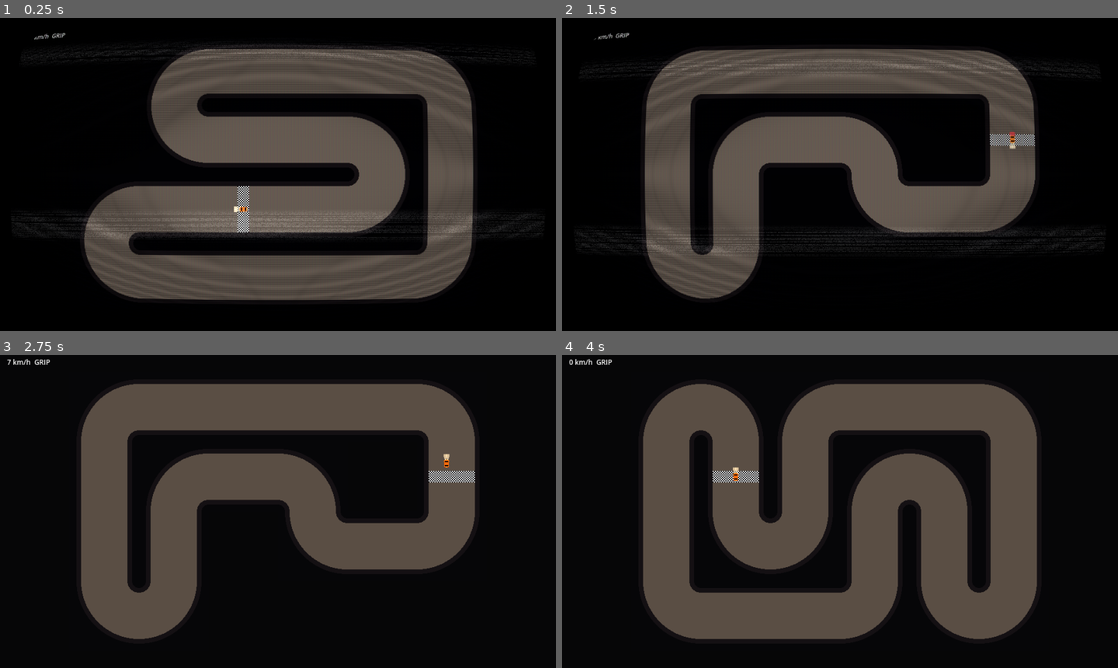
Above: before the commit, frames 1-4 (two rows, left to right).
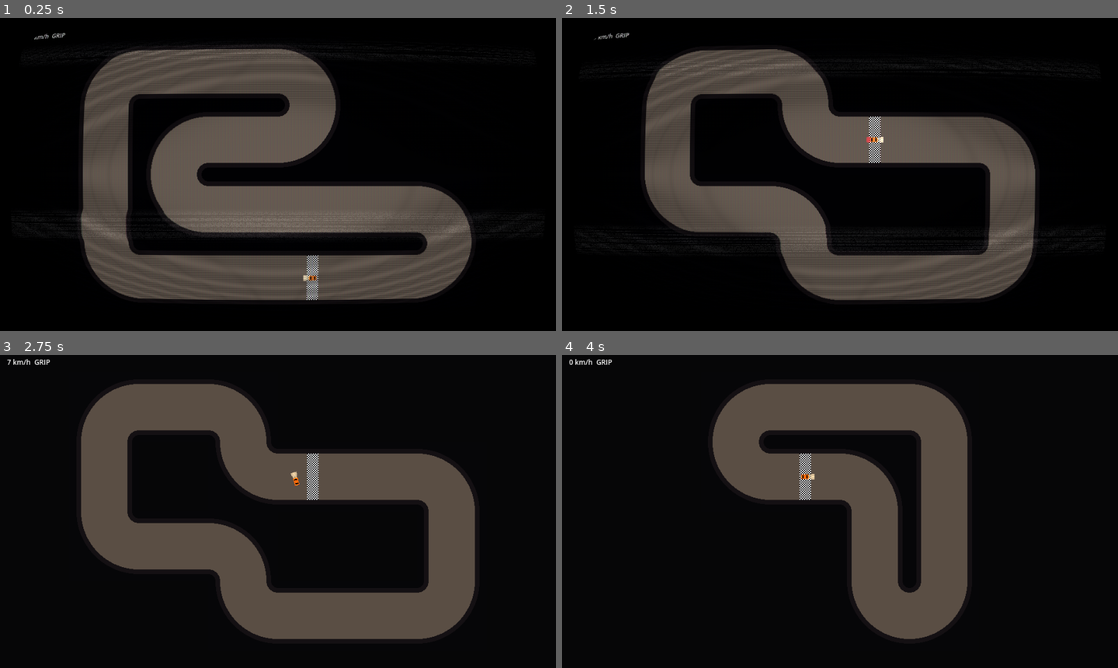
Above: after the commit, the same moments.

Repository: eben-vranken/scrapdrift
Game: Godot game, scene res://scenes/arena.tscn
Two runs of this game, one before a commit and one after it. Both use one fixed random seed, a clock stepped at 60 frames per second and the inputs below.
Inputs:
- Up to frame 1 (0.25 s): no input
- Up to frame 2 (1.5 s): hold D (steer_right) 0.53-1.28 s; hold Space (drift) 0.53-1.28 s; hold S (brake) from 1.28 s (still down); tap G (regenerate) at 1.35 s
- Up to frame 3 (2.75 s): release S (brake) at 2.03 s; hold D (steer_right) from 2.03 s (still down); hold F (toggle_crt) from 2.03 s (still down)
- Up to frame 4 (4 s): release D (steer_right) at 2.78 s; release F (toggle_crt) at 2.78 s; hold W (accelerate) 2.78-3.53 s; tap Space (drift) at 2.85 s; hold A (steer_left) from 3.53 s (still down); hold G (regenerate) from 3.53 s (still down)

The runs differ from the first frame. In frame 1, 19% of the frame differs, in the area x 14-86%, y 8-91%; in frame 2, 30%; in frame 3, 31%, in the area x 14-86%, y 9-91%; in frame 4, 31%.

Commit message:
feat: driving optimization

Diff:
--- a/scenes/arena.tscn
+++ b/scenes/arena.tscn
@@ -18,9 +18,9 @@
 [node name="Track" type="Node2D" parent="." unique_id=1345476626]
 script = ExtResource("3_track")
 
-[node name="SkidMarks" type="Node2D" parent="."]
+[node name="SkidMarks" type="Node2D" parent="." unique_id=1547411879]
 script = ExtResource("5_skid")
-car_path = NodePath("../Car")
+max_marks = 192
 
 [node name="Car" parent="." unique_id=949647998 instance=ExtResource("2_car")]
 position = Vector2(-200, 120)
@@ -34,4 +34,4 @@
 offset_bottom = 20.0
 theme_override_font_sizes/font_size = 12
 
-[node name="CRTOverlay" parent="." instance=ExtResource("4_crt")]
+[node name="CRTOverlay" parent="." unique_id=96613536 instance=ExtResource("4_crt")]
--- a/scenes/car.tscn
+++ b/scenes/car.tscn
@@ -10,6 +10,8 @@
 
 [node name="Car" type="CharacterBody2D" unique_id=1320866723]
 script = ExtResource("1_car")
+steer_rate = 3.0
+high_speed_steer_factor = 0.5
 drift_break_stiffness = 40.0
 drift_recover_stiffness = 15.0
 drift_damping_ratio = 0.7
--- a/scenes/crt_overlay.tscn
+++ b/scenes/crt_overlay.tscn
@@ -20,8 +20,8 @@
 shader_parameter/roll_speed = 0.5
 shader_parameter/roll_size = 12.0
 shader_parameter/roll_variation = 1.8
-shader_parameter/distort_intensity = 0.0
-shader_parameter/noise_opacity = 0.150000007125
+shader_parameter/distort_intensity = 0.0050000002375
+shader_parameter/noise_opacity = 0.10000000475
 shader_parameter/noise_speed = 5.0
 shader_parameter/static_noise_intensity = 0.0
 shader_parameter/aberration = 4.7499999933364734e-08
--- a/scripts/track.gd
+++ b/scripts/track.gd
@@ -53,7 +53,7 @@
 ## Shortest loop worth racing. Lengths are drawn roughly evenly between this and
 ## the grid's maximum, so on a large grid a low floor means the occasional stubby
 ## track rattling around an otherwise empty frame. Raise it as the grid grows.
-@export var min_loop_length := 3
+@export var min_loop_length := 6
 ## Cap on consecutive corners. Corners cost speed, so long chains are chicanes
 ## with no recovery room. 1 permits only isolated corners. How much variety a cap
 ## buys depends entirely on grid size: on 5x3 only 26 loops survive a cap of 2,
Not shown: 1 places in scenes/arena.tscn that only renumber resources
